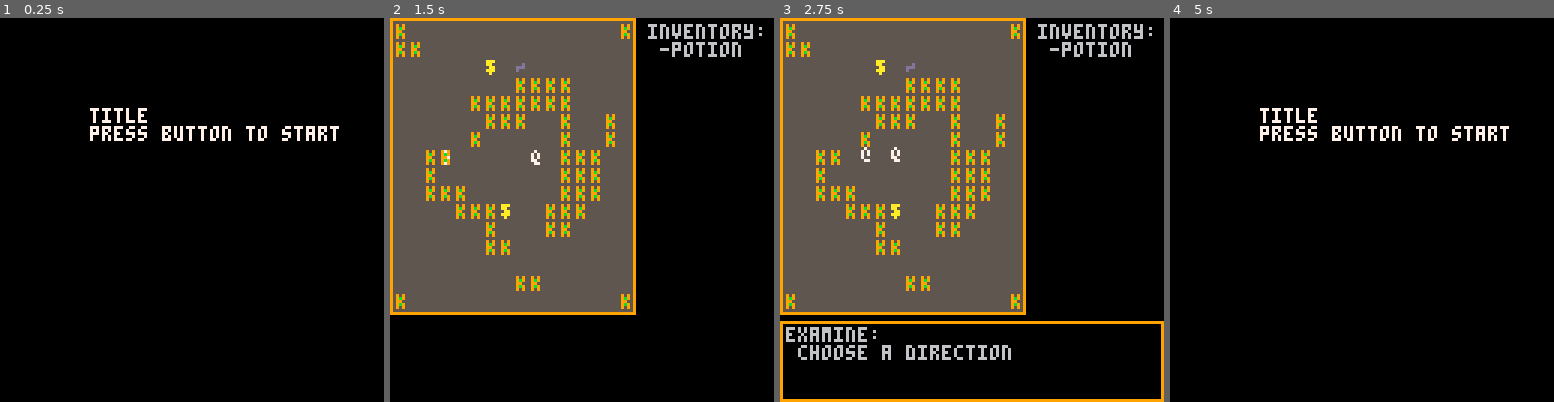
Above: before the commit, frames 1-4 (left to right).
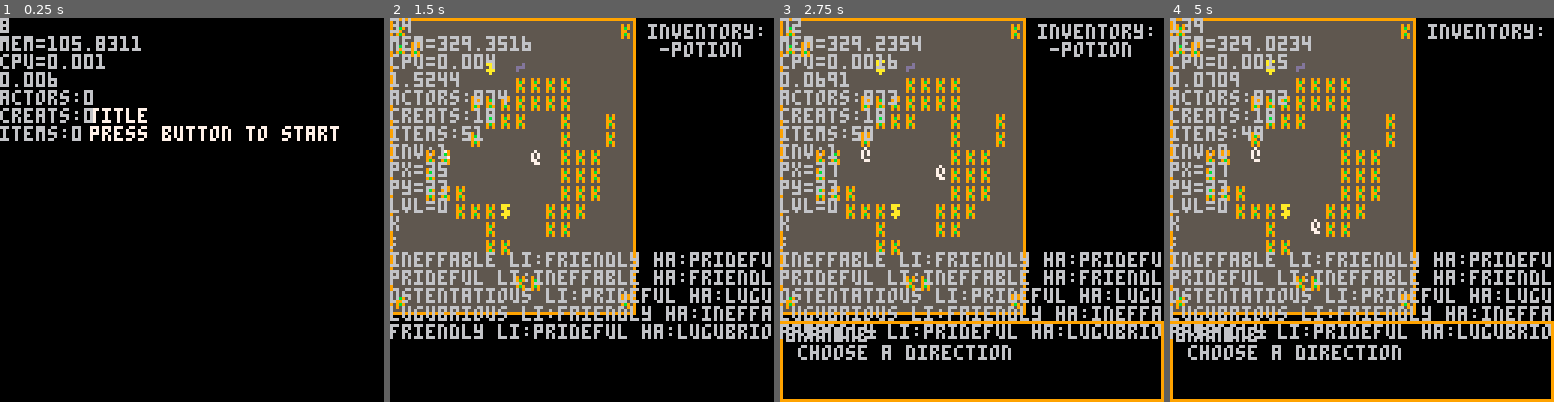
Above: after the commit, the same moments.

Repository: arnodick/castle
Game: PICO-8 cartridge castle.p8
Two runs of this game, one before a commit and one after it. Both use one fixed random seed, a clock stepped at 60 frames per second and the inputs below.
Inputs:
- Up to frame 1 (0.25 s): no input
- Up to frame 2 (1.5 s): tap X (X key) at 0.33, 1.07 s; tap O (Z key) at 0.7 s
- Up to frame 3 (2.75 s): hold Right 1.6-2.1 s; tap O (Z key) at 1.7, 2.1, 2.5 s; tap X (X key) at 1.85 s; hold Up 2.15-2.42 s; hold Right from 2.47 s (still down)
- Up to frame 4 (5 s): tap O (Z key) every 0.4 s from 2.9 to 4.9 s; tap X (X key) at 2.97, 4.08 s; release Right at 3.03 s; hold Left 3.08-3.58 s; hold Down 3.63-3.97 s; hold Right 4.02-4.68 s; hold Up from 4.73 s (still down)

The runs differ from the first frame. In frame 1, 2.7% of the frame differs, in the area x 0-37%, y 0-33%; in frame 2, 12%; in frame 3, 12%; in frame 4, 58%, in the area x 0-100%, y 0-100%.

Commit message:
enemies move based on feelings

Diff:
--- a/castle.p8
+++ b/castle.p8
@@ -4,7 +4,7 @@
 --cash castle
 --by ashley pringle
 
-debug=false
+debug=true
 debug_l={}
 debug_l[4]=0
 
@@ -180,8 +180,7 @@
 		rltns[a].fe=fe
 		rltns[a].li=a --this is just to set up the below code that stops liking your own feeling
 		rltns[a].ha=a --samesies
-		del(ind,fe)
-		--del(feelings,feelings[fe])
+		del(ind,fe) --remove assigned feeling from temp index so it doens't get assigned to another actor
 	end
 	for a=1,r do
 		while rltns[a].li==a do
@@ -444,13 +443,18 @@
 	local m=actortypes[a.t][level+1].m
 	if m==1 then
 		return btn()
-	end
-	if m==2 then
-		return followactor(a,p)
+	elseif m==2 then
+		if rltns[actortypes[a.t][level+1].rl].ha==actortypes[p.t][level+1].rl then
+			return followactor(a,p)
+		else
+			return 2^flr(rnd(4))
+		end
 	end
 end
 
 function followactor(a,t)
+	--a=follower t=target
+	--returns a keystroke direction
 	if t!=nil then
 	if t.secx==a.secx and t.secy==a.secy then
 		local xdist=t.x-a.x
